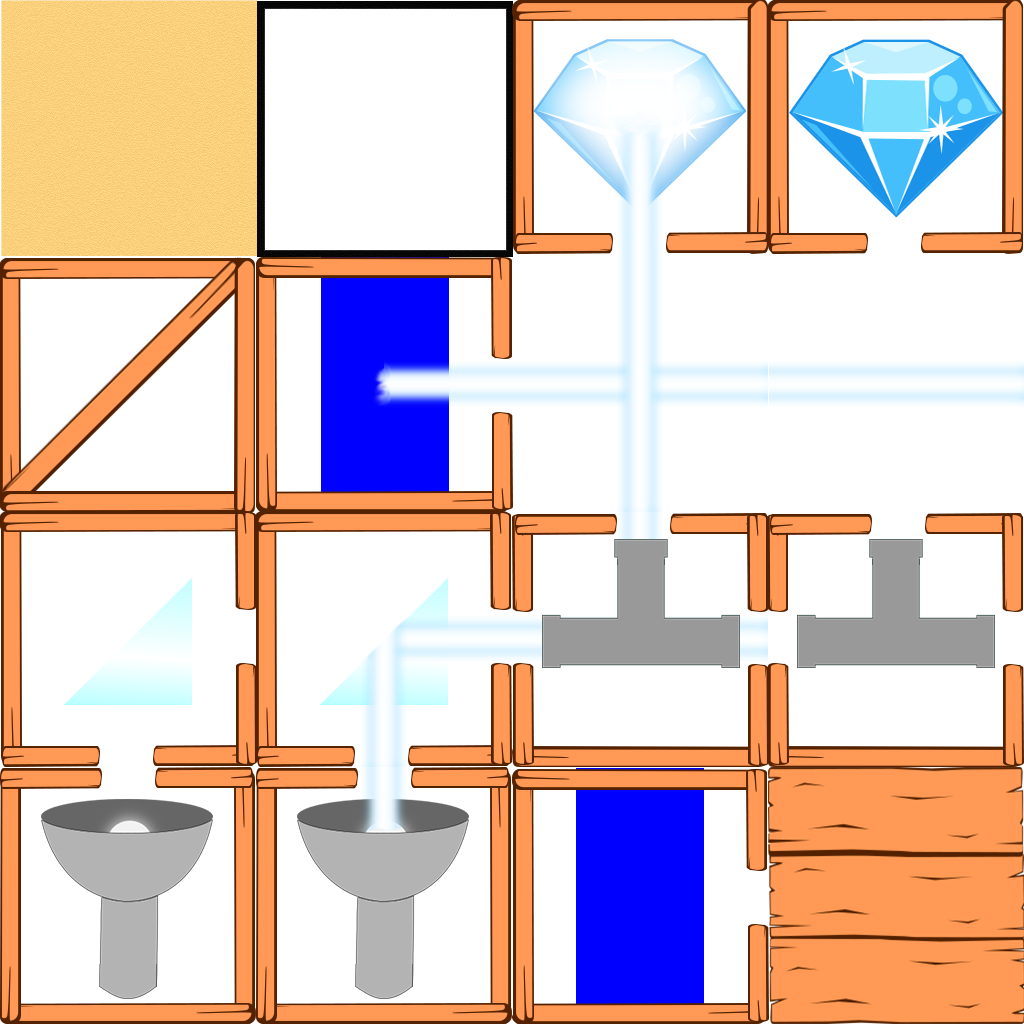
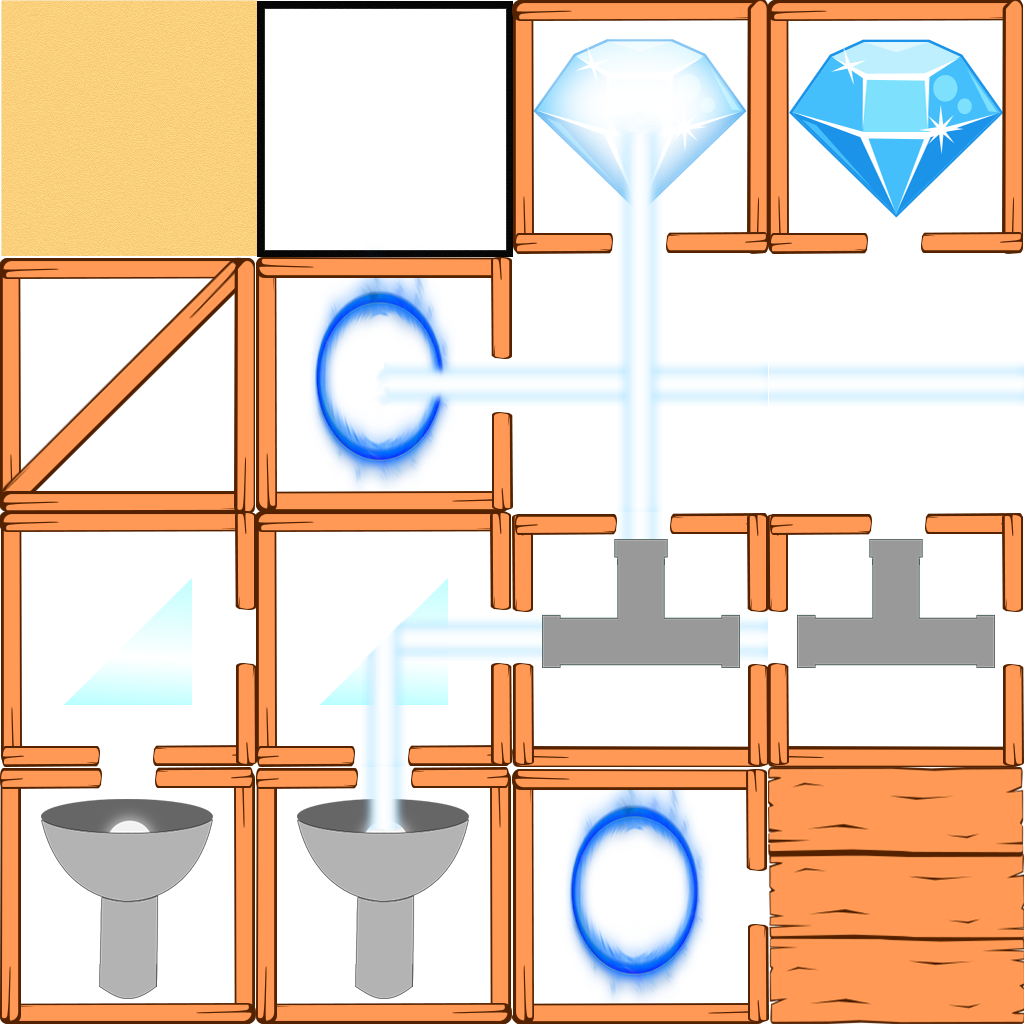
Layer changes from the first (1024, 1024) image to the second:
added layer "blue_portal_test copy" in group "portal" over [564, 767, 711, 1004]
added layer "blue_portal_test" in group "portal" over [309, 245, 456, 492]
hid "portal lit" over [321, 257, 449, 492]
hid "portal" (2nd of 2, in "portal") over [576, 768, 704, 1004]
